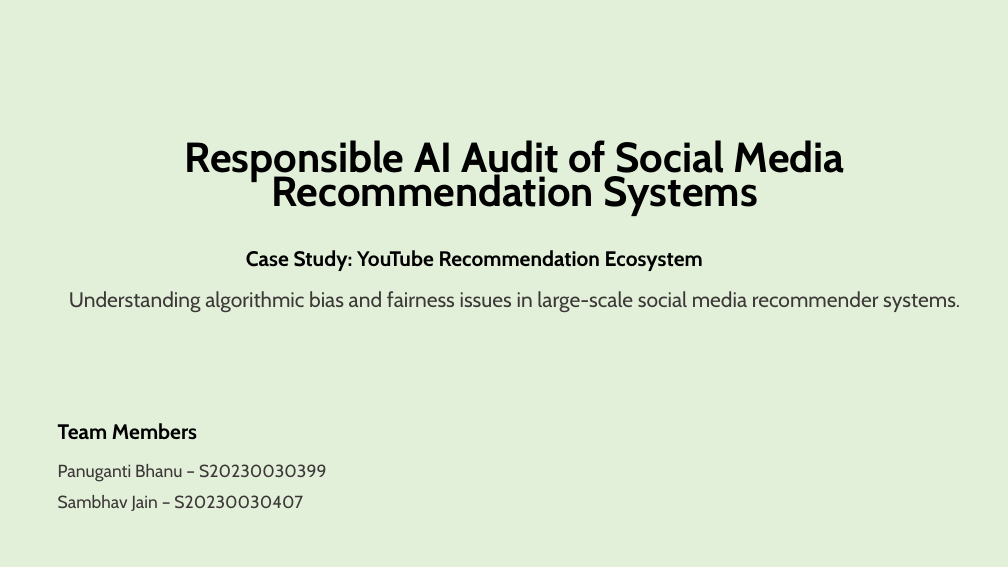
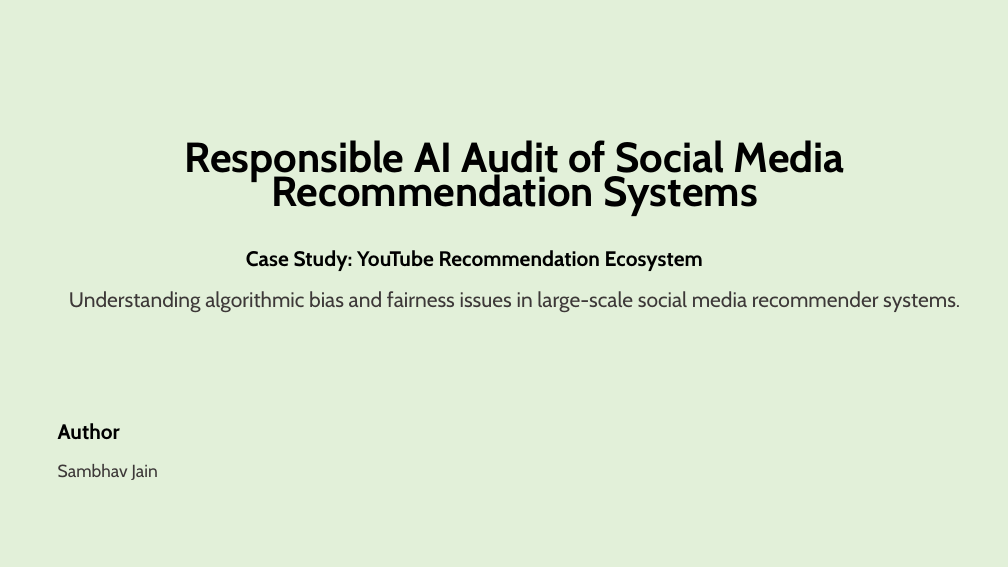
Before and after one commit to sjgod1427/resai, a slide deck: slide 1 of RESAI_mid_ppt.pptx. Drawn at 1008x567 pixels with LibreOffice and Linux fonts; fonts in the diff are those of the drawing. Boxes give left, top, right and bottom in pixels: in the first picture for what was removed or moved away, otherwise in the second. Text is boxed around its words. In the diff, an @@ line names an element or a change of style, - is before the commit and + after.

```diff
--- a/RESAI_mid_ppt.pptx
+++ b/RESAI_mid_ppt.pptx
@@ text at bbox=[58, 423, 120, 440]: text changed @@
-Team Members
+Author
@@ text at bbox=[58, 464, 158, 480]: text changed @@
-Panuganti Bhanu – S20230030399
-Sambhav Jain – S20230030407
+Sambhav Jain
```
Also in this commit, not shown: 8 other files.
